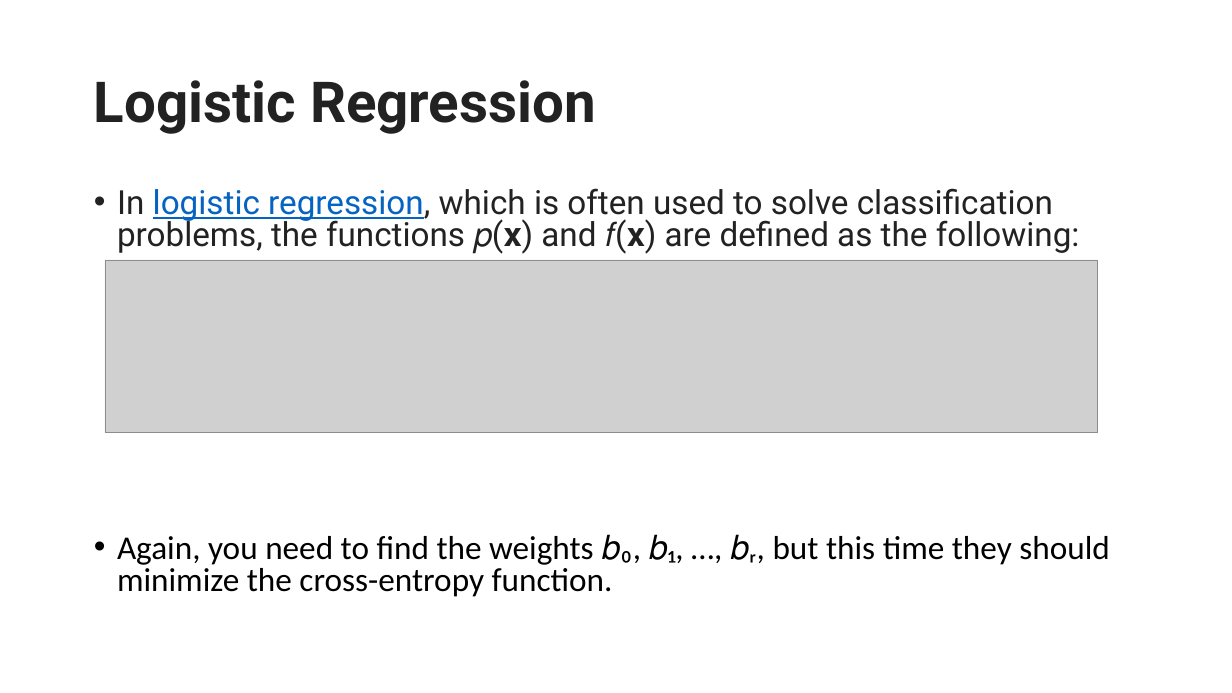
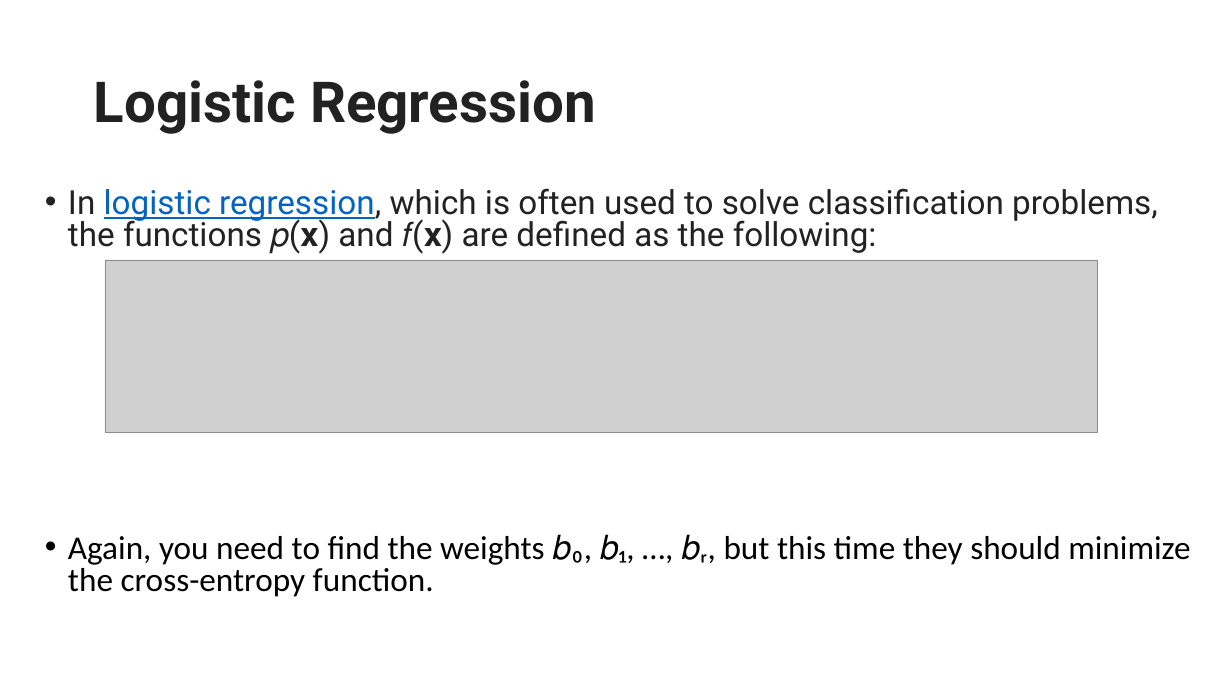
Before and after one commit to motazsaad/Math-Statistics-DataScience, a slide deck: slide 8 of slides/Stochastic Gradient Descent Algorithm.pptx. Drawn at 1232x693 pixels with LibreOffice and Linux fonts; fonts in the diff are those of the drawing; grey boxes stand for pictures. Boxes give left, top, right and bottom in pixels: in the first picture for what was removed or moved away, otherwise in the second. Text is boxed around its words. In the diff, an @@ line names an element or a change of style, - is before the commit and + after.

```diff
--- a/slides/Stochastic Gradient Descent Algorithm.pptx
+++ b/slides/Stochastic Gradient Descent Algorithm.pptx
@@ text "In logistic regression, which is ..." rewrapped from [117, 188, 1110, 597] to [68, 188, 1190, 597] @@
```
Also in this commit, not shown: 7 other slides changed, 28 slides added, 1 other file.
